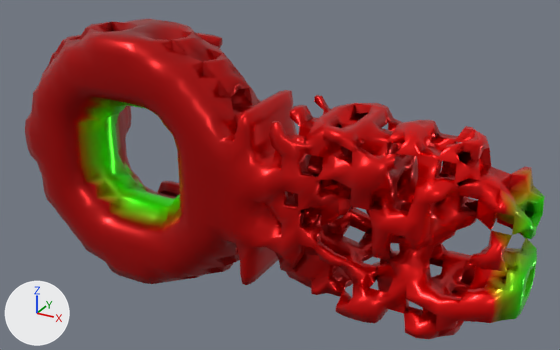
One commit to the glTF model glb/smooth/2001-3000/2723.glb: the scene before it, then after it.
Rendered twice from a 50 mm camera at (1.054, -1.841, 1.319) aimed at (0.032, 0.016, 0.391). Every picture has the same lights, and +X, +Y and +Z are marked at lower left. Vertices at the same position are counted once.
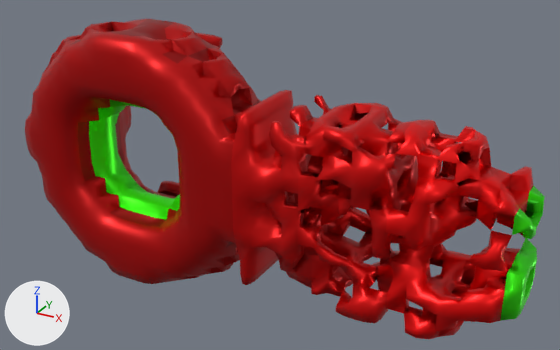
Boxes [x1, y1, x2, y2] around the edits, measured in the pictures (560 x 350 px):
```json
{"object": "Mesh_0", "change": "surface changed, recoloured", "before": [58, 19, 545, 332], "after": [58, 19, 545, 332]}
{"part": 1, "of": "me_mesh_0", "change": "recoloured", "before": [33, 19, 533, 323], "after": [33, 19, 533, 323]}
{"part": 2, "of": "me_mesh_0", "change": "recoloured", "before": [89, 99, 545, 321], "after": [89, 99, 545, 321]}
{"part": 3, "of": "me_mesh_0", "change": "recoloured", "before": [78, 24, 529, 227], "after": [78, 24, 529, 227]}
```

Scene script edits in JSON lines:
```json
{"block": "mat_material_0", "where": "n0 = _N.new('ShaderNodeBsdfPrincipled'); n0.name = 'Principled BSDF'"}
{"op": "set", "path": "n0.inputs[2].default_value", "old": "0.3", "new": "0.4", "note": "'Roughness'"}
{"block": "me_mesh_0", "where": "me_mesh_0.from_pydata(...)  # 2312 vertices, 5344 faces; spans x -0.8..0.79, y -0.2..0.2, z 0.0..0.8"}
{"block": "me_mesh_0", "where": "# used by ob_mesh_0; location = (0.0, 0.0, 0.0)"}
{"block": "me_mesh_0", "change": "me_mesh_0 part 1: 1689 faces centred in x -0.8..0.75, y -0.2..0.11, z 0.0..0.8 are repainted in the vertex colours; the middle colour goes from red #ba0000 to red #c10000"}
{"block": "me_mesh_0", "change": "me_mesh_0 part 2: 261 faces centred in x -0.58..0.78, y -0.15..0.05, z 0.21..0.58 are repainted in the vertex colours; the middle colour goes from green #7ebc00 to green #3dff00"}
{"block": "me_mesh_0", "change": "me_mesh_0 part 3: 253 faces centred in x -0.8..0.75, y -0.14..0.04, z 0.0..0.8 are repainted in the vertex colours; the middle colour goes from yellow #9b9c00 to red #9c0000"}
```
